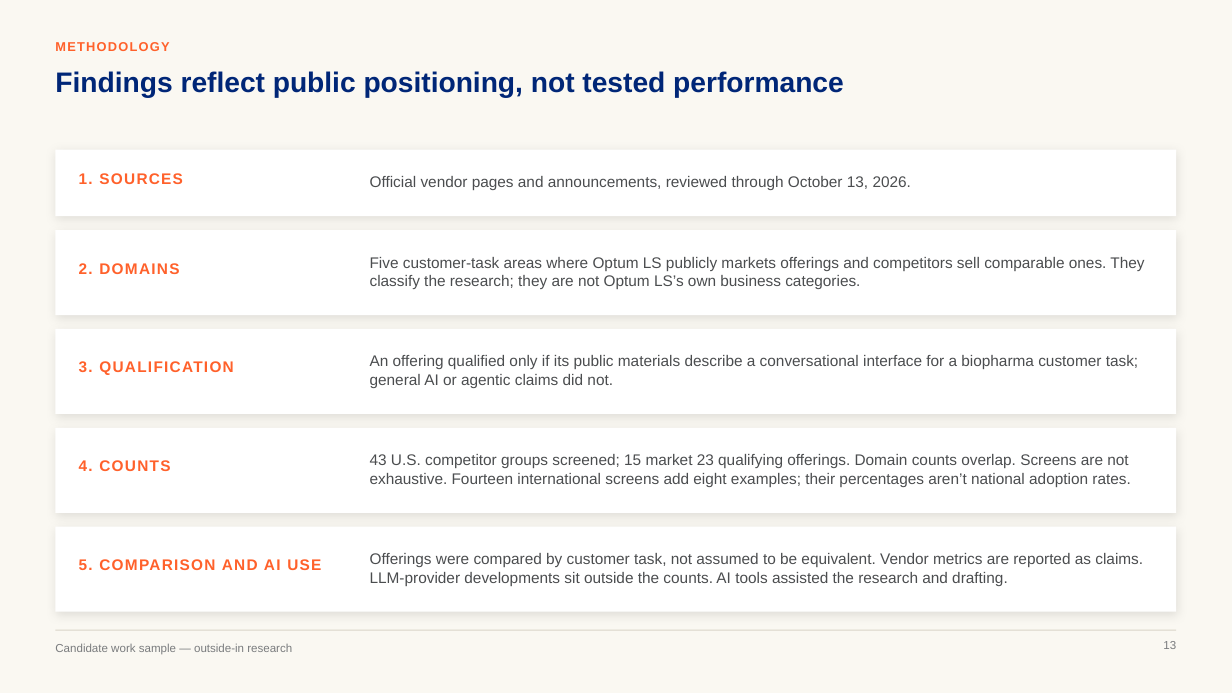
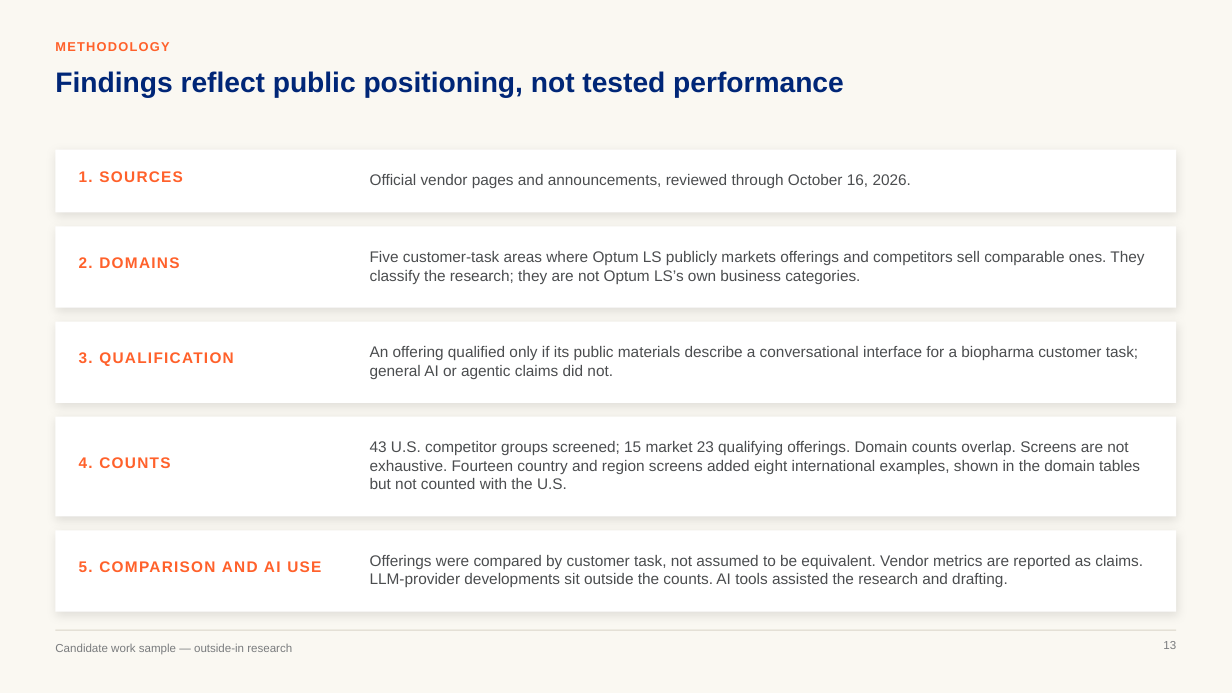
Before and after one commit to marinojt/test, a slide deck: slide 13 of deck/Optum-LS-Conversational-AI-10.16.pptx. Drawn at 1232x693 pixels with LibreOffice and Linux fonts; fonts in the diff are those of the drawing. Boxes give left, top, right and bottom in pixels: in the first picture for what was removed or moved away, otherwise in the second. Text is boxed around its words. In the diff, an @@ line names an element or a change of style, - is before the commit and + after.

```diff
--- a/deck/Optum-LS-Conversational-AI-10.16.pptx
+++ b/deck/Optum-LS-Conversational-AI-10.16.pptx
@@ text at [370,174,911,188]: text changed @@
-Official vendor pages and announcements, reviewed through October 13, 2026.
+Official vendor pages and announcements, reviewed through October 16, 2026.
@@ 2 texts, 1 rectangle: place and size @@
-2 texts, 1 rectangle at [55,230,1177,315]
+2 texts, 1 rectangle at [55,226,1177,308]
@@ rectangle: place and size @@
-rectangle at [55,329,1177,414]
+rectangle at [55,322,1177,403]
@@ text "3. QUALIFICATION": place and size @@
-text "3. QUALIFICATION" at [79,361,233,375]
+text "3. QUALIFICATION" at [79,352,233,366]
@@ text "An offering qualified only if ...": place and size @@
-text "An offering qualified only if ..." at [370,355,1138,388]
+text "An offering qualified only if ..." at [370,346,1138,379]
@@ rectangle: place and size @@
-rectangle at [55,428,1177,513]
+rectangle at [55,417,1177,517]
@@ text at [370,441,1140,489]: text changed @@
-43 U.S. competitor groups screened; 15 market 23 qualifying offerings. Domain counts overlap. Screens are not exhaustive. Fourteen international screens add eight examples; their percentages aren’t national adoption rates.
+43 U.S. competitor groups screened; 15 market 23 qualifying offerings. Domain counts overlap. Screens are not exhaustive. Fourteen country and region screens added eight international examples, shown in the domain tables but not counted with the U.S.
@@ rectangle: place and size @@
-rectangle at [55,527,1177,612]
+rectangle at [55,531,1177,612]
```
Also in this commit, not shown: 3 other slides changed, 5 other files.
